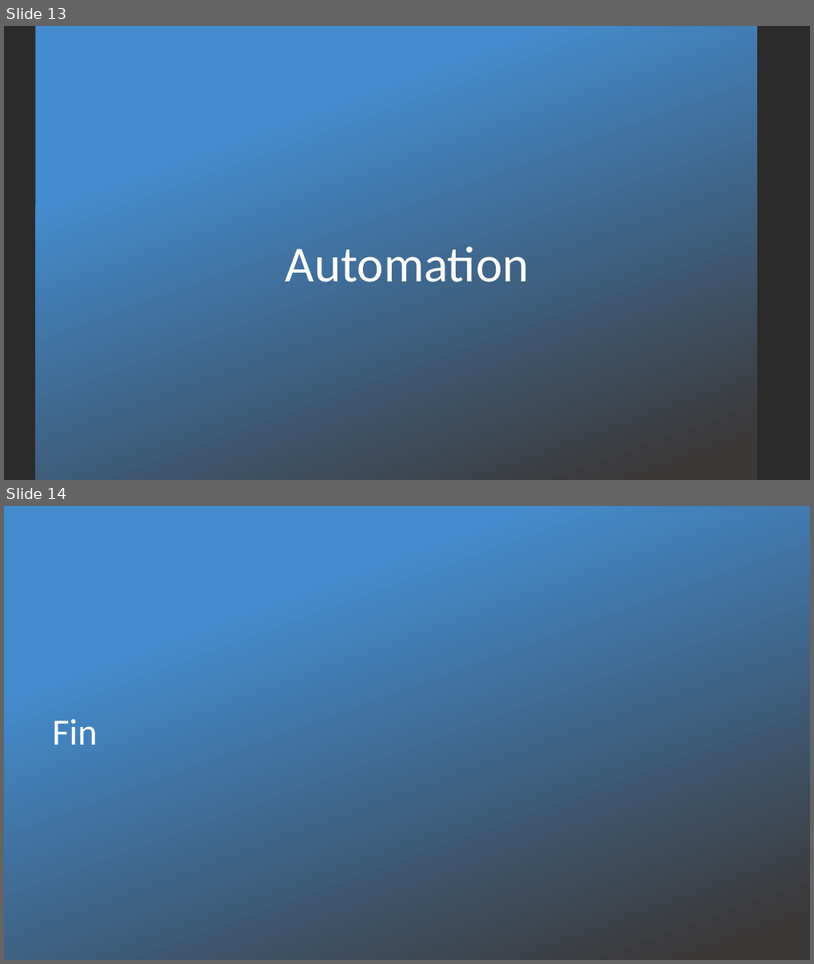
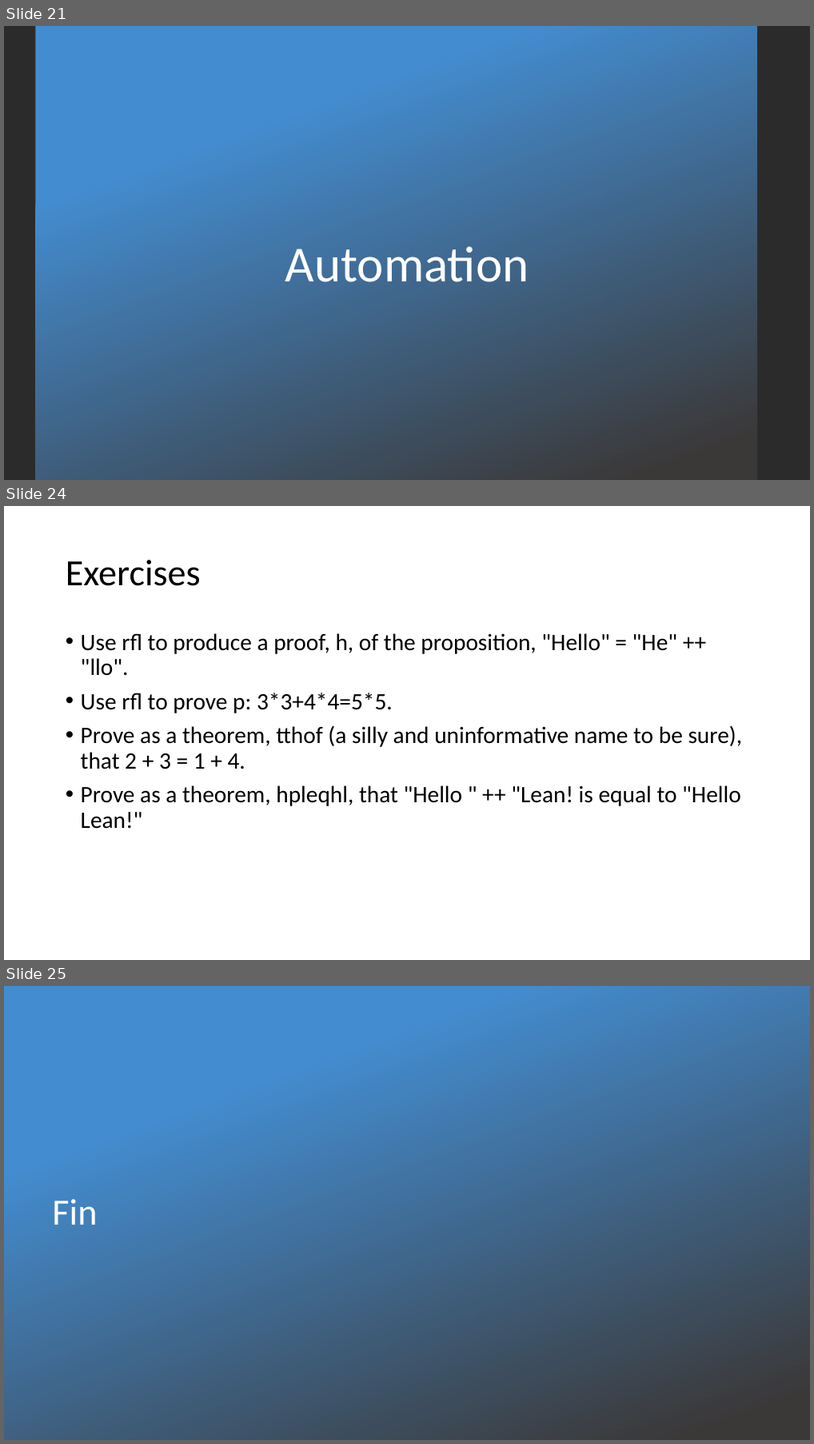
Before and after one commit to kevinsullivan/cs-dm, a slide deck: 01_Equality/Equality.pptx. Shown one above the other, each under a label of ours: slides 13 and 14 before the commit, slides 21, 24 and 25 after it; the slides between them are not shown. The pictures are 814x964 and 814x1444 pixels, drawn with LibreOffice and Linux fonts; fonts in the diff are those of the drawing; background and template pictures are left out; a plain dark background stands for a picture behind light text. Boxes give left, top, right and bottom in pixels: in the first picture for what was removed or moved away, otherwise in the second. Text is boxed around its words. In the diff, an @@ line names an element or a change of style, - is before the commit and + after.

Commit message:
Finished equality slides and fixed minor typos

```diff
--- a/01_Equality/Equality.pptx
+++ b/01_Equality/Equality.pptx
@@ slide 24 added at (4,506,810,960), background #FFFFFF @@
@@ title added at (66,560,201,586), 44 pt, text #000000 @@
+Exercises
@@ text added at (81,633,743,828), 28 pt, text #000000 @@
+• Use rfl to produce a proof, h, of the proposition, "Hello" = "He" ++ "llo".
+• Use rfl to prove p: 3*3+4*4=5*5.
+• Prove as a theorem, tthof (a silly and uninformative name to be sure), that 2 + 3 = 1 + 4.
+• Prove as a theorem, hpleqhl, that "Hello " ++ "Lean! is equal to "Hello Lean!"
@@ what was slide 13 is now slide 21 @@
@@ what was slide 14 is now slide 25 @@
```
Also in this commit, not shown: 3 slides changed, 11 other slides added, 1 slide removed, 2 other files.
